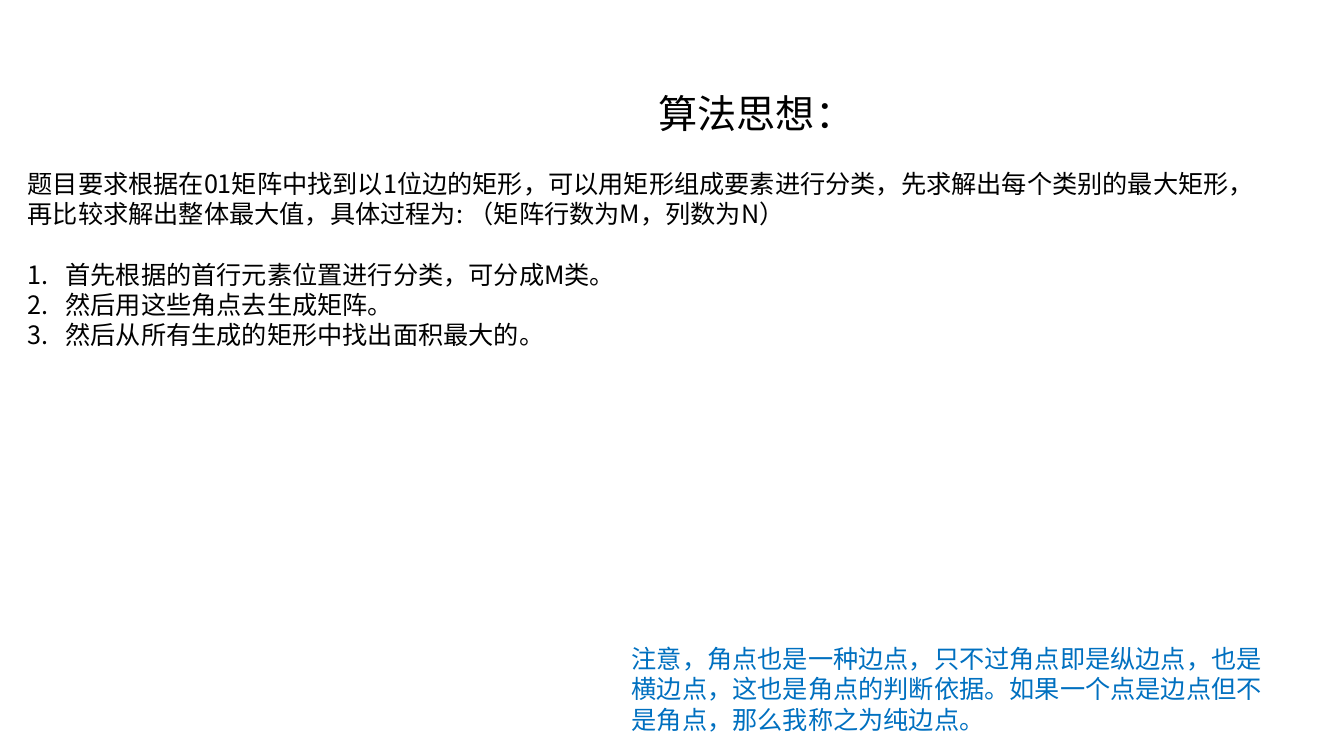
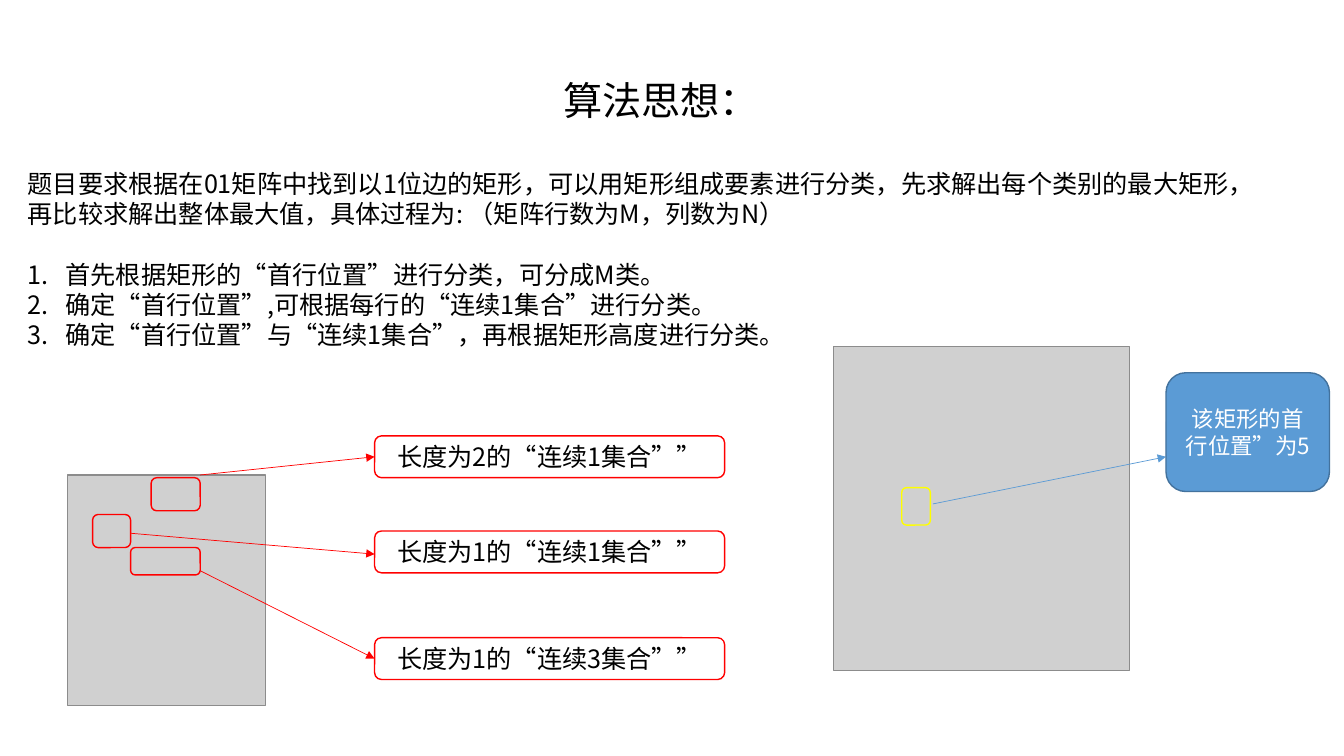
Before and after one commit to fenneishi/interview, a slide deck: slide 10 of yifang/4/第4题算法思路.pptx. Drawn at 1344x756 pixels with LibreOffice and Linux fonts; fonts in the diff are those of the drawing; grey boxes stand for pictures. Boxes give left, top, right and bottom in pixels: in the first picture for what was removed or moved away, otherwise in the second. Text is boxed around its words. In the diff, an @@ line names an element or a change of style, - is before the commit and + after.

Commit message:
add *

```diff
--- a/yifang/4/第4题算法思路.pptx
+++ b/yifang/4/第4题算法思路.pptx
@@ title "算法思想：": place and size @@
-title "算法思想：" at (658, 95, 854, 131)
+title "算法思想：" at (563, 82, 759, 118)
@@ text at (65, 262, 785, 347): text changed @@
-1. 首先根据的首行元素位置进行分类，可分成M类。
-2. 然后用这些角点去生成矩阵。
-3. 然后从所有生成的矩形中找出面积最大的。
+1. 首先根据矩形的“首行位置”进行分类，可分成M类。
+2. 确定“首行位置”,可根据每行的“连续1集合”进行分类。
+3. 确定“首行位置”与“连续1集合”，再根据矩形高度进行分类。
@@ picture added at (834, 346, 1129, 670) @@
@@ rounded rectangle added at (1167, 373, 1330, 492), fill #5B9BD5, outline #43739E 1 pt, 16 pt, text #FFFFFF @@
+该矩形的首行位置”为5
@@ arrow added from (934, 504) to (1167, 457), #5B9BD5 0.5 pt @@
@@ rounded rectangle added at (902, 488, 931, 525), outline #FFFF00 1 pt @@
@@ group added at (68, 436, 725, 706): 6 rounded rectangles, 3 arrows, 1 picture @@
+长度为2的“连续1集合””
+长度为1的“连续1集合””
+长度为1的“连续3集合””
@@ text removed at (632, 646, 1262, 732) @@
-注意，角点也是一种边点，只不过角点即是纵边点，也是横边点，这也是角点的判断依据。如果一个点是边点但不是角点，那么我称之为纯边点。
```
Also in this commit, not shown: 2 slides added.
